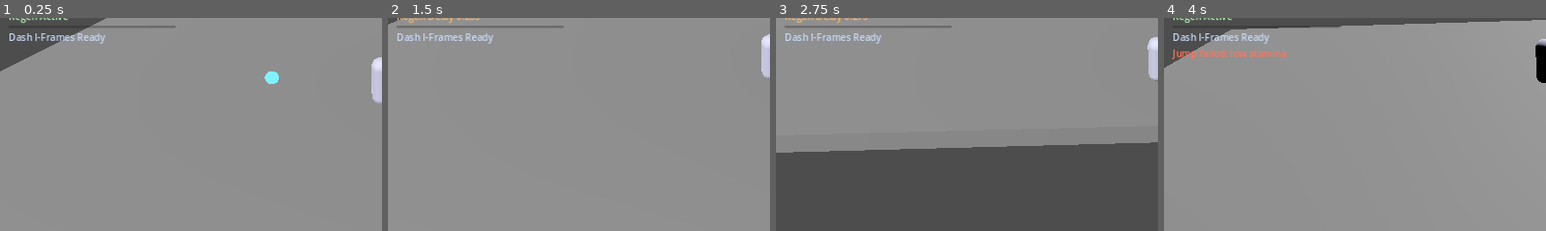
Above: before the commit, frames 1-4 (left to right).
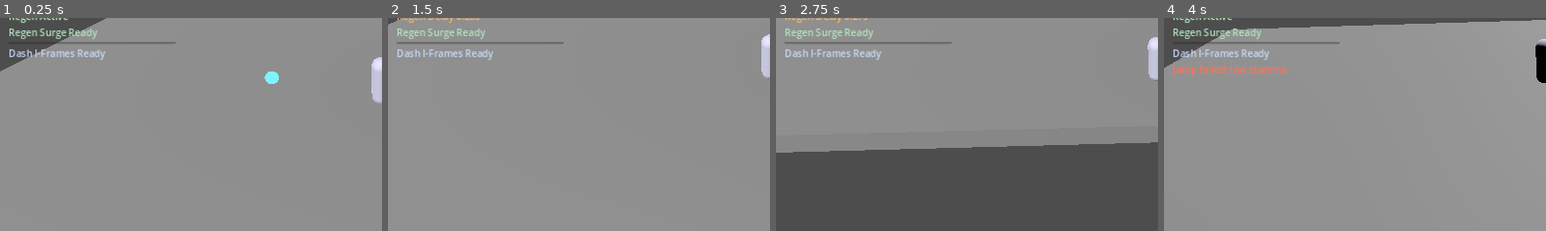
Above: after the commit, the same moments.

Repository: thegoatleroyjenkins/arpg-game
Game: Godot game, scene res://prototype3d/main_3d.tscn
Two runs of this game, one before a commit and one after it. Both use one fixed random seed, a clock stepped at 60 frames per second and the inputs below. This scene is started directly instead of the project's main scene.
Inputs (mouse positions are % of the whole screen's width and height, from its top left):
- Up to frame 1 (0.25 s): no input
- Up to frame 2 (1.5 s): tap Enter (ui_accept) at 0.5 s; move the mouse to (55, 49) at 0.52 s; hold W (move_up) from 0.53 s (still down); tap Q (dash) at 0.6 s; tap Space (jump) at 0.77, 0.8, 1.07, 1.35 s; move the mouse to (45, 50) at 1.27 s
- Up to frame 3 (2.75 s): keep holding W (move_up); tap Space (jump) at 1.52, 1.82, 2.3 s; tap Q (dash) at 1.55 s; move the mouse to (52, 48) at 2.02 s; press the mouse at (52, 48) at 2.03 s
- Up to frame 4 (4 s): keep holding W (move_up); move the mouse to (49, 51) at 2.77 s; release the mouse at (49, 51) at 2.78 s; tap R (camera_recenter) at 2.85 s; tap Space (jump) at 3.02, 3.32, 3.77, 3.8 s; tap Q (dash) at 3.05, 3.6 s; move the mouse to (57, 51) at 3.52 s
The pictures show only the part of the screen within x 0-50%, y 35-85%; the shares and areas given below are measured in that part.

The runs differ from the first frame. In frame 1, 1.8% of the frame differs, in the area x 2-46%, y 3-20%; in frame 2, 2.0%; in frame 3, 2.0%; in frame 4, 2.5%, in the area x 2-46%, y 4-28%.

Commit message:
Add data-driven stamina regen surge from pickups

Diff:
--- a/prototype3d/main_3d.tscn
+++ b/prototype3d/main_3d.tscn
@@ -164,6 +164,10 @@
 layout_mode = 2
 text = "Regen Active"
 
+[node name="StaminaRegenBoostLabel" type="Label" parent="StaminaHud/MarginContainer/VBoxContainer"]
+layout_mode = 2
+text = "Regen Surge Ready"
+
 [node name="DashInvulnerabilityBar" type="ProgressBar" parent="StaminaHud/MarginContainer/VBoxContainer"]
 layout_mode = 2
 max_value = 0.12
--- a/prototype3d/player_3d.gd
+++ b/prototype3d/player_3d.gd
@@ -20,6 +20,7 @@
 signal stamina_regen_delay_changed(remaining: float, max_value: float)
 signal stamina_action_failed(reason: String, remaining: float)
 signal dash_invulnerability_changed(remaining: float, max_value: float)
+signal stamina_regen_boost_changed(remaining: float, max_value: float, multiplier: float)
 
 var look_target: Vector3
 var respawn_position: Vector3
@@ -45,6 +46,9 @@
 var recent_move_direction_left: float = 0.0
 var stamina_action_warning_cooldown_left: float = 0.0
 var dash_invulnerability_left: float = 0.0
+var stamina_regen_boost_left: float = 0.0
+var stamina_regen_boost_max: float = 0.0
+var stamina_regen_boost_multiplier: float = 1.0
 var dash_trail_spawn_left: float = 0.0
 var sprinting_now: bool = false
 var camera_orbit_yaw: float = 0.0
@@ -78,6 +82,7 @@
 	_emit_landing_recovery_changed()
 	_emit_stamina_regen_delay_changed()
 	_emit_dash_invulnerability_changed()
+	_emit_stamina_regen_boost_changed()
 	Input.set_mouse_mode(Input.MOUSE_MODE_CAPTURED)
 
 func _unhandled_input(event: InputEvent) -> void:
@@ -105,6 +110,12 @@
 	if dash_invulnerability_left > 0.0:
 		dash_invulnerability_left = max(0.0, dash_invulnerability_left - delta)
 		_emit_dash_invulnerability_changed()
+	if stamina_regen_boost_left > 0.0:
+		stamina_regen_boost_left = max(0.0, stamina_regen_boost_left - delta)
+		if stamina_regen_boost_left <= 0.0:
+			stamina_regen_boost_multiplier = 1.0
+			stamina_regen_boost_max = 0.0
+		_emit_stamina_regen_boost_changed()
 	_update_dash_invulnerability_visual(delta)
 
 	_handle_fall_reset_if_needed()
@@ -701,6 +712,8 @@
 		regen_rate = tuning.stamina_regen_airborne_per_second
 	elif is_moving:
 		regen_rate = tuning.stamina_regen_moving_per_second
+	if stamina_regen_boost_left > 0.0:
+		regen_rate *= max(1.0, stamina_regen_boost_multiplier)
 	stamina = min(tuning.max_stamina, stamina + regen_rate * delta)
 	_emit_stamina_changed()
 
@@ -765,6 +778,18 @@
 		_emit_stamina_changed()
 		return stamina - previous_stamina
 	return 0.0
+
+func apply_stamina_regen_boost(duration: float, multiplier: float) -> float:
+	var clamped_duration: float = max(0.0, duration)
+	var clamped_multiplier: float = max(1.0, multiplier)
+	if clamped_duration <= 0.0 or clamped_multiplier <= 1.0:
+		return 0.0
+	var previous_remaining: float = stamina_regen_boost_left
+	stamina_regen_boost_left = max(stamina_regen_boost_left, clamped_duration)
+	stamina_regen_boost_max = max(stamina_regen_boost_max, stamina_regen_boost_left)
+	stamina_regen_boost_multiplier = max(stamina_regen_boost_multiplier, clamped_multiplier)
+	_emit_stamina_regen_boost_changed()
+	return max(0.0, stamina_regen_boost_left - previous_remaining)
 
 func restore_air_jumps(count: int) -> int:
 	var grant_count: int = max(0, count)
@@ -849,3 +874,6 @@
 
 func _emit_dash_invulnerability_changed() -> void:
 	dash_invulnerability_changed.emit(dash_invulnerability_left, _dash_invulnerability_max())
+
+func _emit_stamina_regen_boost_changed() -> void:
+	stamina_regen_boost_changed.emit(stamina_regen_boost_left, max(0.01, stamina_regen_boost_max), max(1.0, stamina_regen_boost_multiplier))
--- a/prototype3d/stamina_hud_3d.gd
+++ b/prototype3d/stamina_hud_3d.gd
@@ -15,6 +15,7 @@
 @onready var landing_recovery_label: Label = $MarginContainer/VBoxContainer/LandingRecoveryLabel
 @onready var stamina_regen_delay_bar: ProgressBar = $MarginContainer/VBoxContainer/StaminaRegenDelayBar
 @onready var stamina_regen_delay_label: Label = $MarginContainer/VBoxContainer/StaminaRegenDelayLabel
+@onready var stamina_regen_boost_label: Label = $MarginContainer/VBoxContainer/StaminaRegenBoostLabel
 @onready var dash_invulnerability_bar: ProgressBar = $MarginContainer/VBoxContainer/DashInvulnerabilityBar
 @onready var dash_invulnerability_label: Label = $MarginContainer/VBoxContainer/DashInvulnerabilityLabel
 @onready var stamina_warning_label: Label = $MarginContainer/VBoxContainer/StaminaWarningLabel
@@ -66,6 +67,9 @@
 		return
 	if not player.has_signal("dash_invulnerability_changed"):
 		push_warning("StaminaHud3D target does not expose dash_invulnerability_changed signal")
+		return
+	if not player.has_signal("stamina_regen_boost_changed"):
+		push_warning("StaminaHud3D target does not expose stamina_regen_boost_changed signal")
 		return
 
 	player.stamina_changed.connect(_on_stamina_changed)
@@ -79,6 +83,7 @@
 	player.stamina_regen_delay_changed.connect(_on_stamina_regen_delay_changed)
 	player.stamina_action_failed.connect(_on_stamina_action_failed)
 	player.dash_invulnerability_changed.connect(_on_dash_invulnerability_changed)
+	player.stamina_regen_boost_changed.connect(_on_stamina_regen_boost_changed)
 	var current_stamina := float(player.get("stamina"))
 	var current_dash_cooldown := float(player.call("_next_dash_ready_remaining"))
 	var current_dash_charge_recharge := float(player.get("dash_charge_recharge_left"))
@@ -88,6 +93,9 @@
 	var current_landing_recovery := float(player.get("landing_recovery_left"))
 	var current_stamina_regen_delay := float(player.get("stamina_regen_delay_left"))
 	var current_dash_invulnerability := float(player.get("dash_invulnerability_left"))
+	var current_stamina_regen_boost := float(player.get("stamina_regen_boost_left"))
+	var current_stamina_regen_boost_max := float(player.get("stamina_regen_boost_max"))
+	var current_stamina_regen_boost_multiplier := float(player.get("stamina_regen_boost_multiplier"))
 	var tuning_resource: Resource = player.get("tuning")
 	var max_stamina := 100.0
 	var max_dash_cooldown := 1.0
@@ -124,6 +132,7 @@
 	_on_sprint_state_changed(bool(player.get("sprinting_now")), bool(player.get("sprint_exhausted")))
 	_on_landing_recovery_changed(current_landing_recovery, max_landing_recovery)
 	_on_stamina_regen_delay_changed(current_stamina_regen_delay, max_stamina_regen_delay)
+	_on_stamina_regen_boost_changed(current_stamina_regen_boost, max(0.01, current_stamina_regen_boost_max), max(1.0, current_stamina_regen_boost_multiplier))
 	_on_dash_invulnerability_changed(current_dash_invulnerability, max_dash_invulnerability)
 
 func _process(delta: float) -> void:
@@ -229,6 +238,15 @@
 	stamina_warning_label.text = "%s failed: low stamina" % reason
 	stamina_warning_label.visible = true
 
+func _on_stamina_regen_boost_changed(remaining: float, _max_value: float, multiplier: float) -> void:
+	var clamped_remaining: float = max(0.0, remaining)
+	if clamped_remaining > 0.01:
+		stamina_regen_boost_label.text = "Regen Surge x%.2f (%.2fs)" % [max(1.0, multiplier), clamped_remaining]
+		stamina_regen_boost_label.modulate = Color(0.62, 1.0, 0.72)
+	else:
+		stamina_regen_boost_label.text = "Regen Surge Ready"
+		stamina_regen_boost_label.modulate = Color(0.7, 0.9, 0.75)
+
 func _on_dash_invulnerability_changed(remaining: float, max_value: float) -> void:
 	dash_invulnerability_bar.max_value = max(0.01, max_value)
 	dash_invulnerability_bar.value = clamp(remaining, 0.0, dash_invulnerability_bar.max_value)
--- a/prototype3d/stamina_pickup_3d.gd
+++ b/prototype3d/stamina_pickup_3d.gd
@@ -25,6 +25,10 @@
 @export_range(0.0, 1.0, 0.01) var min_collect_missing_air_jump_ratio: float = 0.34
 @export_range(0.0, 1.0, 0.01) var magnet_missing_air_jump_ratio: float = 0.5
 
+@export_group("Regen Surge")
+@export var regen_boost_duration: float = 1.6
+@export_range(1.0, 4.0, 0.05) var regen_boost_multiplier: float = 1.35
+
 @export_group("Line of Sight")
 @export var magnet_requires_line_of_sight: bool = true
 @export_flags_3d_physics var magnet_line_of_sight_collision_mask: int = 1
@@ -96,7 +100,11 @@
 	if air_jump_recovery_count > 0 and target.has_method("restore_air_jumps") and wants_air_jump_recovery:
 		air_jumps_recovered = int(target.call("restore_air_jumps", air_jump_recovery_count))
 
-	if restored <= 0.0 and dash_recovered <= 0.0 and air_jumps_recovered <= 0:
+	var regen_boost_applied: float = 0.0
+	if regen_boost_duration > 0.0 and regen_boost_multiplier > 1.0 and target.has_method("apply_stamina_regen_boost"):
+		regen_boost_applied = float(target.call("apply_stamina_regen_boost", regen_boost_duration, regen_boost_multiplier))
+
+	if restored <= 0.0 and dash_recovered <= 0.0 and air_jumps_recovered <= 0 and regen_boost_applied <= 0.0:
 		return
 	_deactivate()
 
Not shown, changed: README.md
